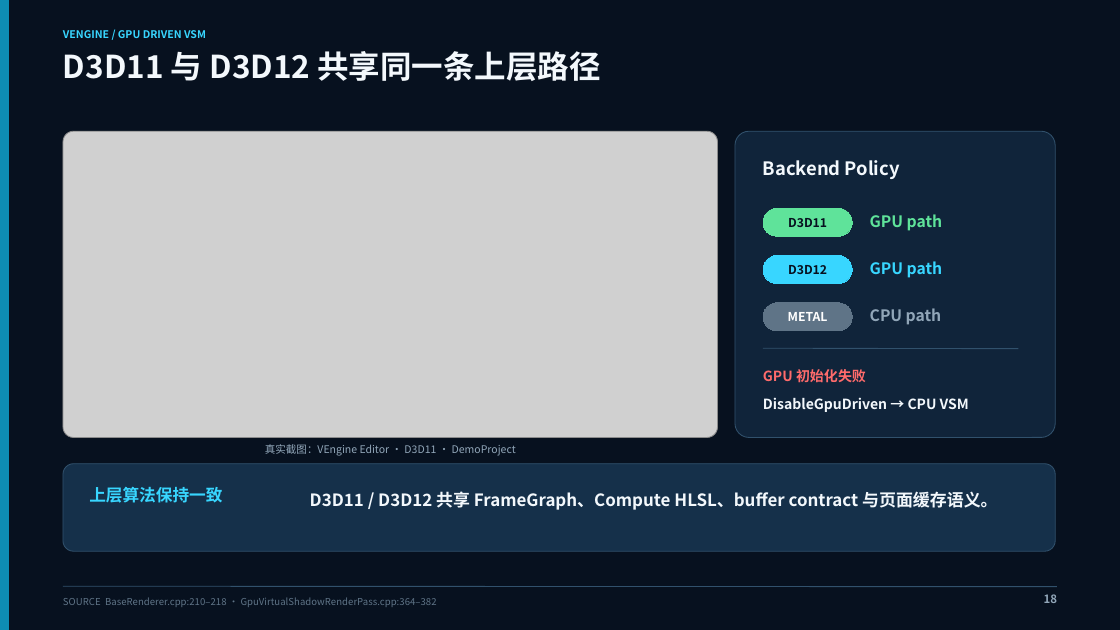
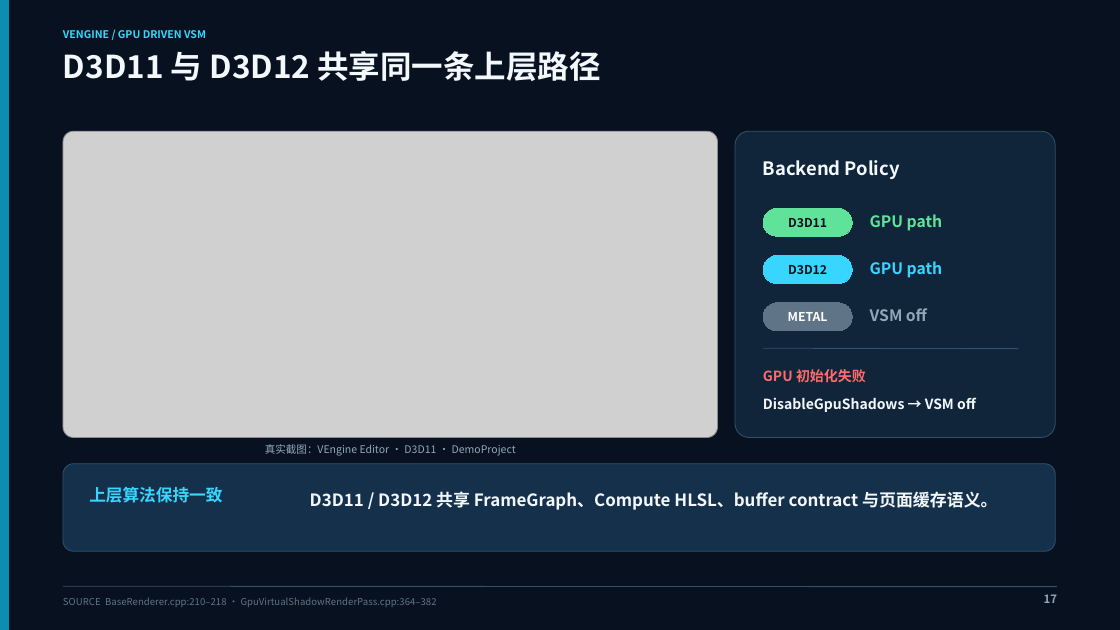
Before and after one commit to xiaoshichang/VEngine, a slide deck: slide 17 of Docs/VEngine_GPU_Driven_VSM_Workflow.pptx (slide 18 before the commit). Drawn at 1120x630 pixels with LibreOffice and Linux fonts; fonts in the diff are those of the drawing; grey boxes stand for pictures. Boxes give left, top, right and bottom in pixels: in the first picture for what was removed or moved away, otherwise in the second. Text is boxed around its words. In the diff, an @@ line names an element or a change of style, - is before the commit and + after.

Commit message:
render: remove CPU virtual shadow path

```diff
--- a/Docs/VEngine_GPU_Driven_VSM_Workflow.pptx
+++ b/Docs/VEngine_GPU_Driven_VSM_Workflow.pptx
@@ text at box(870, 308, 927, 321): text changed @@
-CPU path
+VSM off
@@ text at box(763, 397, 976, 412): text changed @@
-DisableGpuDriven → CPU VSM
+DisableGpuShadows → VSM off
@@ text at box(1044, 594, 1057, 603): text changed @@
-18
+17
```
Also in this commit, not shown: 16 other slides changed, 1 slide removed, 51 other files.
